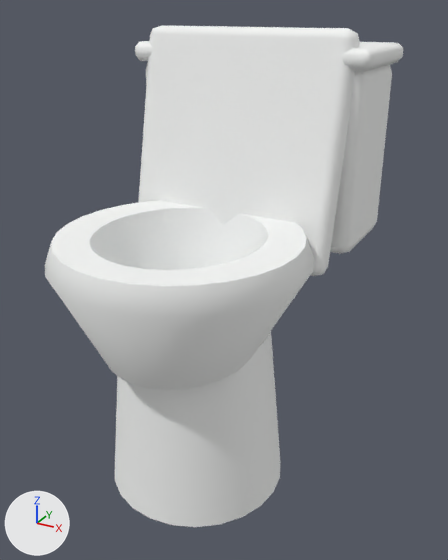
Two versions of the glTF model public/models/furniture/toilet.glb, one commit apart.
Camera for both pictures: a 50 mm camera at (0.538, -0.886, 0.858) aimed at (0.025, 0.045, 0.392). The axes (+X, +Y, +Z) are drawn at lower left. The lights are the same throughout. The picture after the commit comes second. Vertices at exactly the same position are counted once.

Objects in the first picture: 'furn_toilet'.
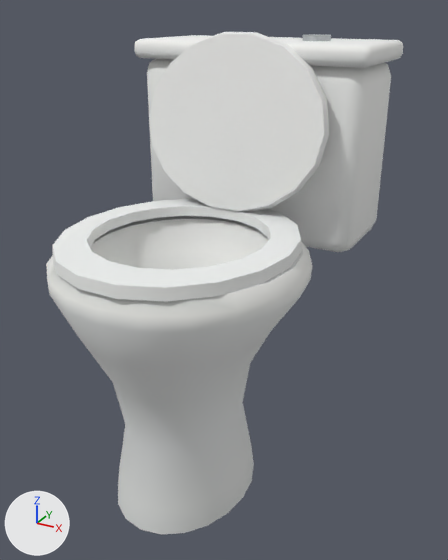
Edits to the bpy script that builds the scene:
```text
Change mat_yr_porcelain:
    where n0 = _N.new('ShaderNodeBsdfPrincipled'); n0.name = 'Principled BSDF'
    remove n0.inputs[0].default_value = (0.92, 0.93, 0.92, 1.0)  # 'Base Color', white #f6f7f6
    add n2 = _N.new('ShaderNodeMix'); n2.name = 'Mix'
    add n2.data_type = 'RGBA'
    add n2.blend_type = 'MULTIPLY'
    add n2.inputs[0].default_value = 1.0  # 'Factor'
    add n2.inputs[7].default_value = (0.92, 0.93, 0.92, 1.0)  # 'B', white #f6f7f6
    add n3 = _N.new('ShaderNodeVertexColor'); n3.name = 'Color Attribute'
    add _L.new(n2.outputs[2], n0.inputs[0])  # 'Result' to 'Base Color'
    add _L.new(n3.outputs[0], n2.inputs[6])  # 'Color' to 'A'
Change me_mesh_toilet:
    used by ob_furn_toilet; location = (0.0, 0.0, 0.0)
    remove me_mesh_toilet.from_pydata(...)  # 420 vertices, 812 faces; spans x -0.235..0.235, y -0.285..0.37, z 0.0..0.826
    add me_mesh_toilet.from_pydata(...)  # 522 vertices, 982 faces; spans x -0.235..0.235, y -0.286..0.37, z 0.0..0.819
    me_mesh_toilet part 1: a new loose piece, a 14-sided cylinder along z spanning x 0.075..0.125, y 0.234..0.286, z 0.8..0.812, in mat_yr_chrome
    me_mesh_toilet part 2: the loose piece of 168 vertices spanning x -0.225..0.225, y -0.285..0.165, z 0.3..0.51 is rebuilt with 220 vertices and now spans x -0.221..0.221, y -0.286..0.166, z 0.0..0.49
    me_mesh_toilet part 3: the loose piece of 56 vertices spanning x -0.225..0.225, y 0.16..0.36, z 0.43..0.77 is rebuilt with 56 vertices and now spans x -0.225..0.225, y 0.16..0.36, z 0.43..0.77
    me_mesh_toilet part 4: the loose piece of 56 vertices spanning x -0.205..0.205, y 0.076..0.204, z 0.414..0.826 is rebuilt with 54 vertices and now spans x -0.183..0.183, y 0.092..0.162, z 0.507..0.819
    me_mesh_toilet part 5: the loose piece of 24 vertices spanning x -0.235..0.235, y 0.15..0.37, z 0.762..0.797 is rebuilt with 56 vertices and now spans x -0.235..0.235, y 0.15..0.37, z 0.768..0.803
    me_mesh_toilet part 6: a new loose piece of 72 vertices spanning x -0.2..0.2, y -0.279..0.159, z 0.49..0.512, in mat_yr_porcelain
    me_mesh_toilet part 7: the loose piece of 48 vertices spanning x -0.17..0.17, y -0.19..0.15, z 0.0..0.32 is deleted
    other edits to the shape of me_mesh_toilet do not show in these pictures
```

Location of each change, [x1, y1, x2, y2] in pixels of the pictures (448 x 560 px):
'furn_toilet', recoloured, reshaped
    before: [44, 25, 403, 527]
    after: [46, 32, 403, 534]
part 1 of me_mesh_toilet, added
    after: [302, 34, 331, 41]
part 2 of me_mesh_toilet, rebuilt (67% taller)
    before: [44, 200, 314, 390]
    after: [46, 216, 312, 534]
part 3 of me_mesh_toilet, rebuilt
    before: [146, 63, 392, 254]
    after: [147, 59, 391, 252]
part 4 of me_mesh_toilet, rebuilt (19% narrower, 28% shorter)
    before: [138, 25, 360, 276]
    after: [149, 32, 329, 212]
part 5 of me_mesh_toilet, rebuilt
    before: [135, 41, 403, 71]
    after: [134, 35, 403, 68]
part 6 of me_mesh_toilet, added
    after: [52, 199, 302, 302]
part 7 of me_mesh_toilet, deleted
    before: [115, 331, 281, 527]
